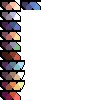
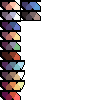
Comparing the layer stacks of the two (100, 100) images. Changes:
painted on "Arrière-plan" over [20, 10, 41, 21]
